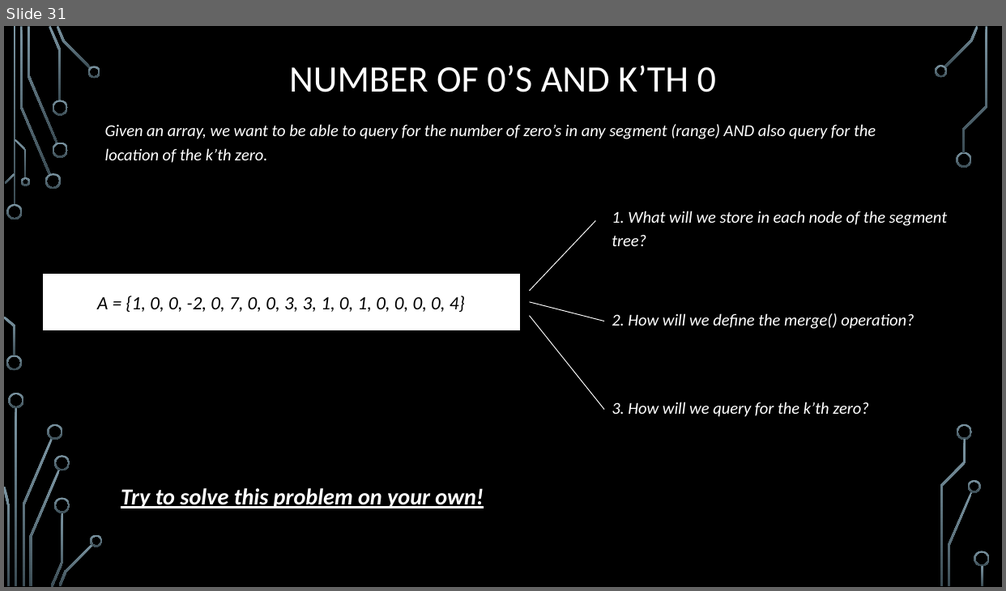
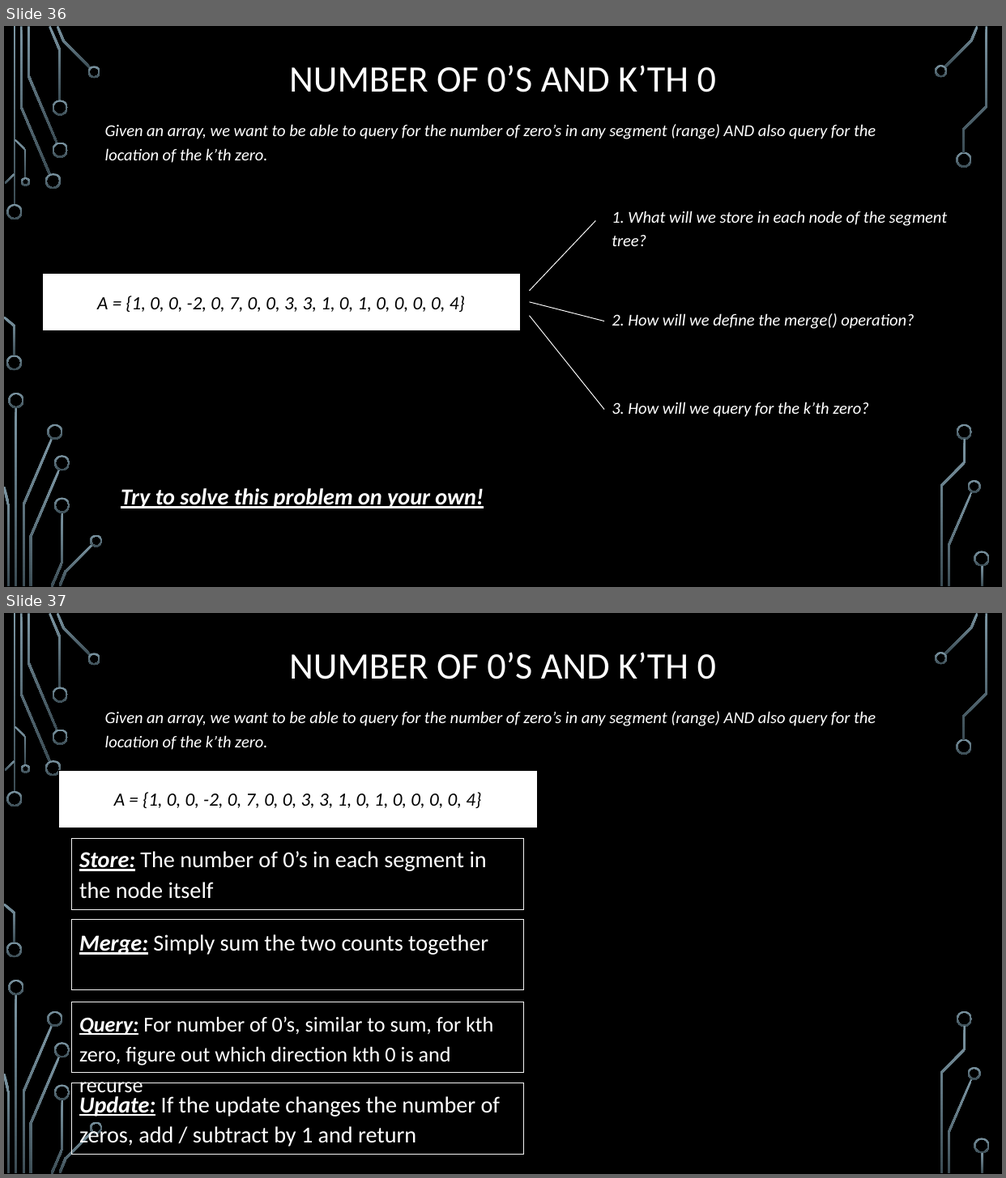
Before and after one commit to janiceeguo/advAlgo, a slide deck: slides/Trees-SegmentTrees.pptx. Shown one above the other, each under a label of ours: slide 31 before the commit, slides 36 and 37 after it. The pictures are 1006x591 and 1006x1178 pixels, drawn with LibreOffice and Linux fonts; fonts in the diff are those of the drawing; background and template pictures are left out. Boxes give left, top, right and bottom in pixels: in the first picture for what was removed or moved away, otherwise in the second. Text is boxed around its words. In the diff, an @@ line names an element or a change of style, - is before the commit and + after.

```diff
--- a/slides/Trees-SegmentTrees.pptx
+++ b/slides/Trees-SegmentTrees.pptx
@@ slide 37 added at (x1=4, y1=613, x2=1002, y2=1174), background picture (left out); not listed: 36 template elements that a slide beside it also shows @@
@@ title added at (x1=289, y1=652, x2=716, y2=679), 36 pt, text #FFFFFF @@
+NUMBER OF 0’S AND K’TH 0
@@ text added at (x1=105, y1=711, x2=876, y2=750), 16 pt, text #FFFFFF, italic @@
+Given an array, we want to be able to query for the number of zero’s in any segment (range) AND also query for the location of the k’th zero.
@@ rectangle added at (x1=58, y1=770, x2=537, y2=827), fill #FFFFFF, outline #000000 0.75 pt, 18 pt, text #000000, italic @@
+A = {1, 0, 0, -2, 0, 7, 0, 0, 3, 3, 1, 0, 1, 0, 0, 0, 0, 4}
@@ rectangle added at (x1=72, y1=838, x2=524, y2=909), outline #F2F2F2 0.75 pt, 22 pt, text #FFFFFF @@
+Store: The number of 0’s in each segment in the node itself
@@ rectangle added at (x1=72, y1=919, x2=524, y2=990), outline #F2F2F2 0.75 pt, 22 pt, text #FFFFFF @@
+Merge: Simply sum the two counts together
@@ rectangle added at (x1=72, y1=1003, x2=524, y2=1073), outline #F2F2F2 0.75 pt, 20.4 pt, text #FFFFFF @@
+Query: For number of 0’s, similar to sum, for kth zero, figure out which direction kth 0 is and recurse
@@ rectangle added at (x1=72, y1=1084, x2=524, y2=1155), outline #F2F2F2 0.75 pt, 22 pt, text #FFFFFF @@
+Update: If the update changes the number of zeros, add / subtract by 1 and return
@@ what was slide 31 is now slide 36 @@
```
Also in this commit, not shown: 3 slides changed, 6 other slides added, 2 slides removed, 4 other files.
